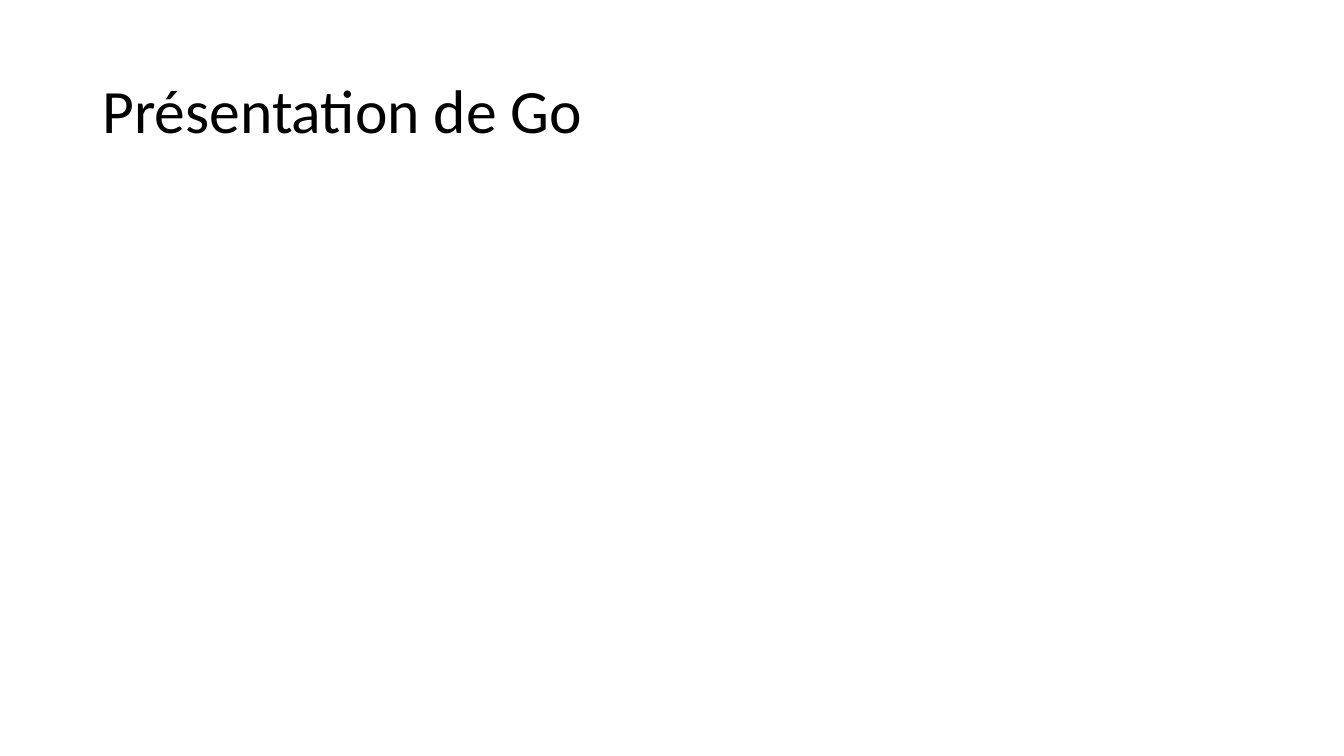
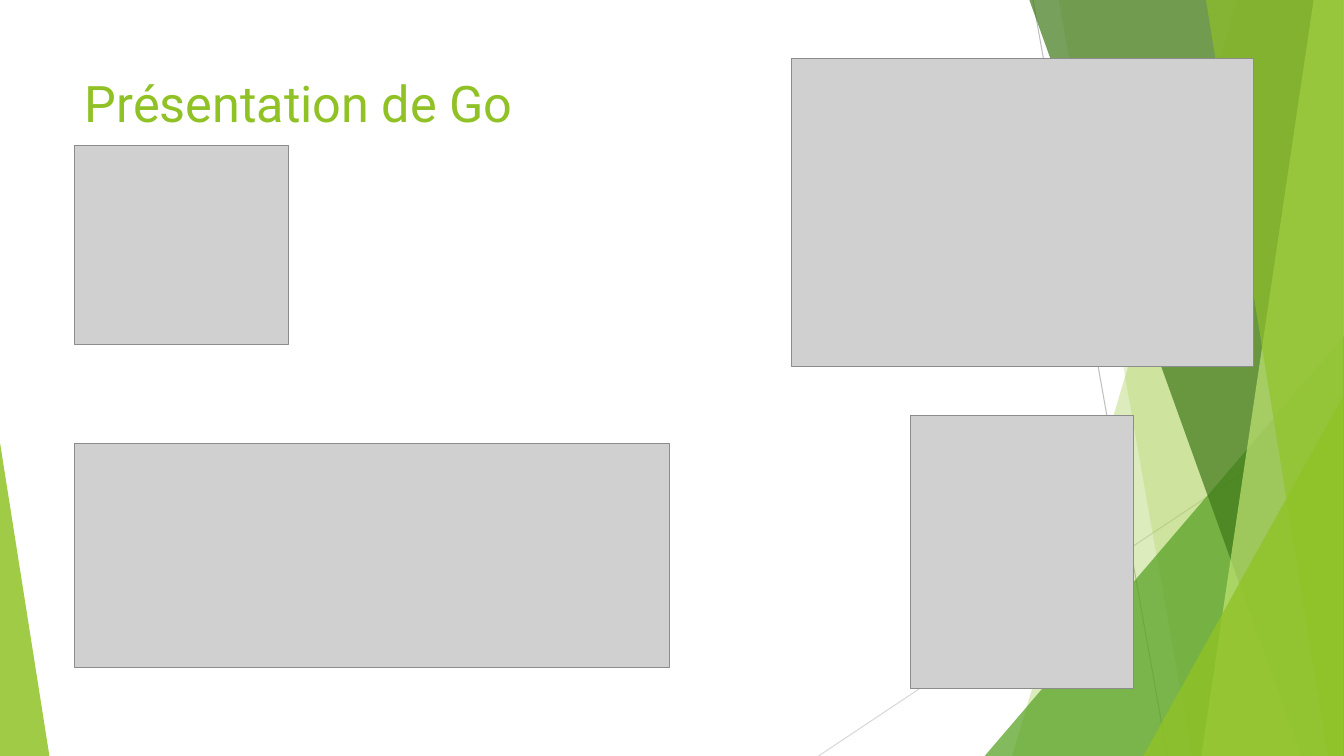
Before and after one commit to worming004/OOPAndGo, a slide deck: slide 2 of PPT/OOPAndGo.pptx. Drawn at 1344x756 pixels with LibreOffice and Linux fonts; fonts in the diff are those of the drawing; grey boxes stand for pictures. Boxes give left, top, right and bottom in pixels: in the first picture for what was removed or moved away, otherwise in the second. Text is boxed around its words. In the diff, an @@ line names an element or a change of style, - is before the commit and + after.

Commit message:
more

```diff
--- a/PPT/OOPAndGo.pptx
+++ b/PPT/OOPAndGo.pptx
@@ picture added at bbox=[791, 58, 1253, 367] @@
@@ title "Présentation de Go": place and size @@
-title "Présentation de Go" at bbox=[102, 90, 582, 134]
+title "Présentation de Go" at bbox=[85, 84, 513, 123]
@@ title "Présentation de Go" at bbox=[85, 84, 513, 123]: size 44 to 36 pt, font Calibri to Roboto, text colour #000000 to #90C226; line spacing 0.9 to 1; vertical alignment middle to top @@
@@ picture added at bbox=[75, 145, 289, 344] @@
@@ picture added at bbox=[910, 416, 1134, 690] @@
@@ group added at bbox=[0, 0, 1344, 756]: 5 freeform shapes, 3 triangles, 2 lines @@
@@ picture added at bbox=[75, 444, 669, 667] @@
```
Also in this commit, not shown: 9 other slides changed, 1 slide added, 2 slides removed.
